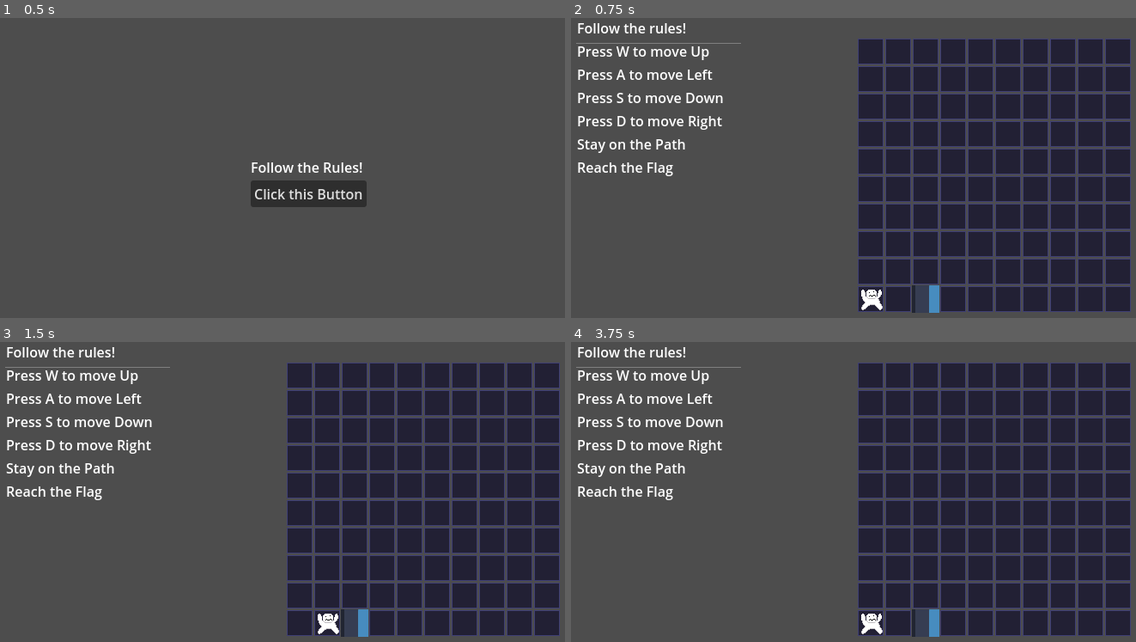
Above: before the commit, frames 1-4 (two rows, left to right).
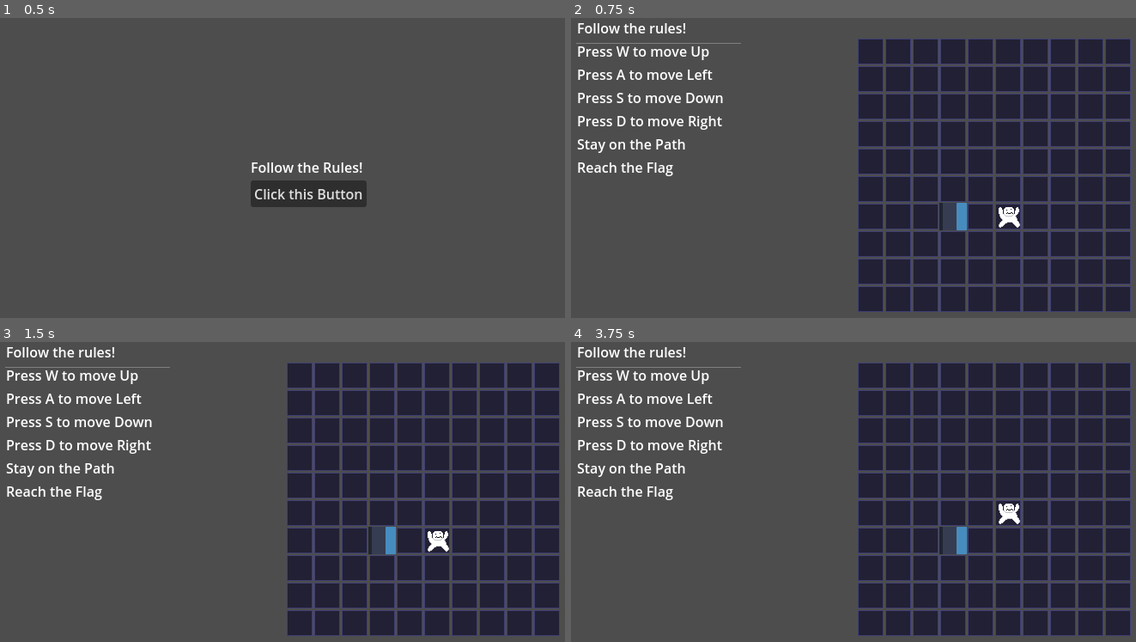
Above: after the commit, the same moments.

Repository: Mkath1423/wgdc-F25-game-jam
Game: Godot game, scene res://scenes/screens/start_up.tscn
The game is run twice, just before and just after one commit, with the same random seed, the same clock (stepped at 60 frames per second) and the same inputs. The engine's default icon, where the game draws it, is replaced by a stand-in: a white triangle on a blue panel in a dark square.
Inputs:
- Up to frame 1 (0.5 s): no input
- Up to frame 2 (0.75 s): click "Click this Button" at 0.5 s
- Up to frame 3 (1.5 s): tap W (move_up) at 1.25 s; hold D (move_right) from 1.28 s (still down)
- Up to frame 4 (3.75 s): tap W (move_up) at 2, 2.75, 3.5 s; release D (move_right) at 2.03 s; hold S (move_down) 2.03-2.78 s; hold D (move_right) 2.78-3.53 s; hold W (move_up) from 3.53 s (still down)

Frame 1 is identical in both runs. In frame 2, 1.2% of the frame differs, in the area x 51-80%, y 61-99%; in frame 3, 1.2%; in frame 4, 1.2%.

Commit message:
added the first two additional levels

Diff:
--- a/follow-the-rules/scripts/level_manager.gd
+++ b/follow-the-rules/scripts/level_manager.gd
@@ -8,7 +8,7 @@
 signal level_reset
 
 var levels : Array[LevelData] = [
-	preload("res://testing/lexie/test_level.tres")
+	preload("res://testing/lexie/level2.tres")
 ]
 
 var end_screen : PackedScene = preload("res://scenes/screens/end.tscn")
--- /dev/null
+++ b/follow-the-rules/testing/lexie/level2.tres
@@ -0,0 +1,18 @@
+[gd_resource type="Resource" script_class="LevelData" load_steps=8 format=3 uid="uid://gg8hpqyvm315"]
+
+[ext_resource type="PackedScene" uid="uid://bfnfliipufh3f" path="res://scenes/rules/move_up.tscn" id="1_ut6he"]
+[ext_resource type="PackedScene" uid="uid://oc3w135ompbf" path="res://scenes/rules/move_left.tscn" id="2_aunh2"]
+[ext_resource type="PackedScene" uid="uid://dy3tymxxpp61d" path="res://scenes/rules/move_down.tscn" id="3_xhf06"]
+[ext_resource type="PackedScene" uid="uid://c6drl8h5iej83" path="res://scenes/rules/move_right.tscn" id="4_iuhlf"]
+[ext_resource type="PackedScene" uid="uid://bumwk0ysjhiuy" path="res://scenes/rules/stay_on_path.tscn" id="5_w6coa"]
+[ext_resource type="PackedScene" uid="uid://es4oph6up3i2" path="res://scenes/rules/reach_the_flag.tscn" id="6_u0qu0"]
+[ext_resource type="Script" uid="uid://bpcnqrhdxhfcf" path="res://scripts/level_data.gd" id="7_3lv2y"]
+
+[resource]
+script = ExtResource("7_3lv2y")
+rules = Array[PackedScene]([ExtResource("1_ut6he"), ExtResource("2_aunh2"), ExtResource("3_xhf06"), ExtResource("4_iuhlf"), ExtResource("5_w6coa"), ExtResource("6_u0qu0")])
+grid_size = Vector2i(10, 10)
+player_starting_position = Vector2i(5, 3)
+flag_starting_position = Vector2i(3, 3)
+path = Array[Vector2i]([Vector2i(3, 5), Vector2i(3, 6), Vector2i(4, 6), Vector2i(5, 6), Vector2i(5, 5), Vector2i(5, 4), Vector2i(5, 3), Vector2i(2, 5), Vector2i(2, 4), Vector2i(2, 3), Vector2i(3, 0)])
+metadata/_custom_type_script = "uid://bpcnqrhdxhfcf"
--- /dev/null
+++ b/follow-the-rules/testing/lexie/level3.tres
@@ -0,0 +1,17 @@
+[gd_resource type="Resource" script_class="LevelData" load_steps=8 format=3 uid="uid://b1rfb1a8oe4sx"]
+
+[ext_resource type="PackedScene" uid="uid://bfnfliipufh3f" path="res://scenes/rules/move_up.tscn" id="1_r8bqa"]
+[ext_resource type="PackedScene" uid="uid://oc3w135ompbf" path="res://scenes/rules/move_left.tscn" id="2_xtf34"]
+[ext_resource type="PackedScene" uid="uid://dy3tymxxpp61d" path="res://scenes/rules/move_down.tscn" id="3_mhe1d"]
+[ext_resource type="PackedScene" uid="uid://c6drl8h5iej83" path="res://scenes/rules/move_right.tscn" id="4_swy71"]
+[ext_resource type="PackedScene" uid="uid://bumwk0ysjhiuy" path="res://scenes/rules/stay_on_path.tscn" id="5_cor37"]
+[ext_resource type="PackedScene" uid="uid://es4oph6up3i2" path="res://scenes/rules/reach_the_flag.tscn" id="6_elcim"]
+[ext_resource type="Script" uid="uid://bpcnqrhdxhfcf" path="res://scripts/level_data.gd" id="7_6hp8y"]
+
+[resource]
+script = ExtResource("7_6hp8y")
+rules = Array[PackedScene]([ExtResource("1_r8bqa"), ExtResource("2_xtf34"), ExtResource("3_mhe1d"), ExtResource("4_swy71"), ExtResource("5_cor37"), ExtResource("6_elcim")])
+grid_size = Vector2i(10, 10)
+flag_starting_position = Vector2i(2, 0)
+path = Array[Vector2i]([Vector2i(0, 0), Vector2i(0, 1), Vector2i(0, 2), Vector2i(0, 3), Vector2i(1, 3), Vector2i(2, 3), Vector2i(2, 2), Vector2i(2, 1), Vector2i(2, 0)])
+metadata/_custom_type_script = "uid://bpcnqrhdxhfcf"
